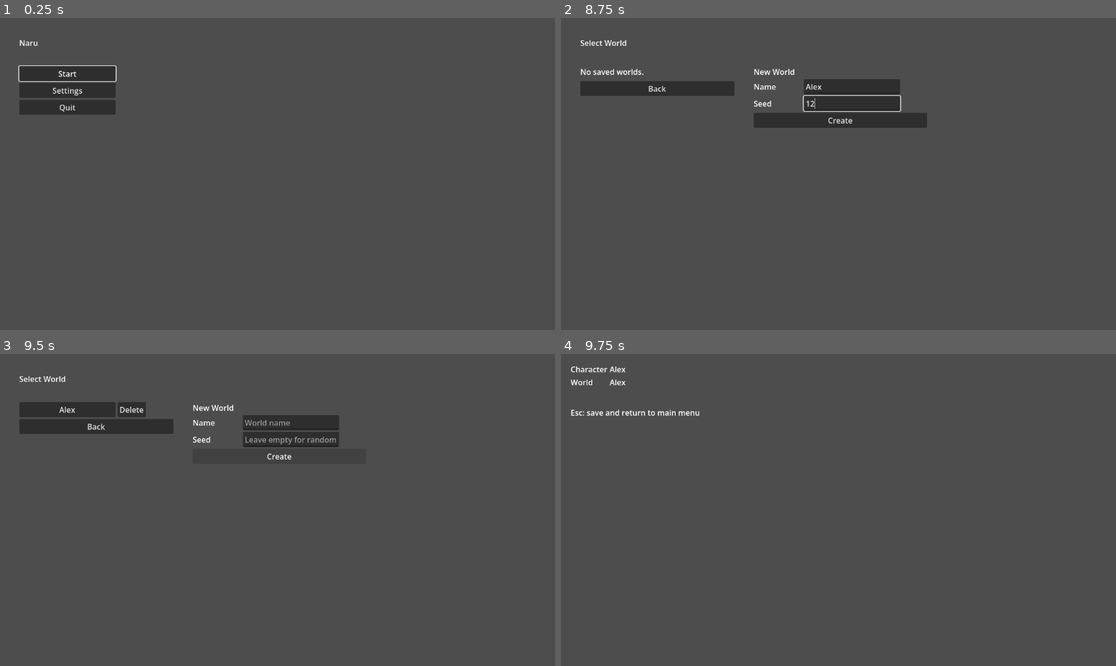
Above: before the commit, frames 1-4 (two rows, left to right).
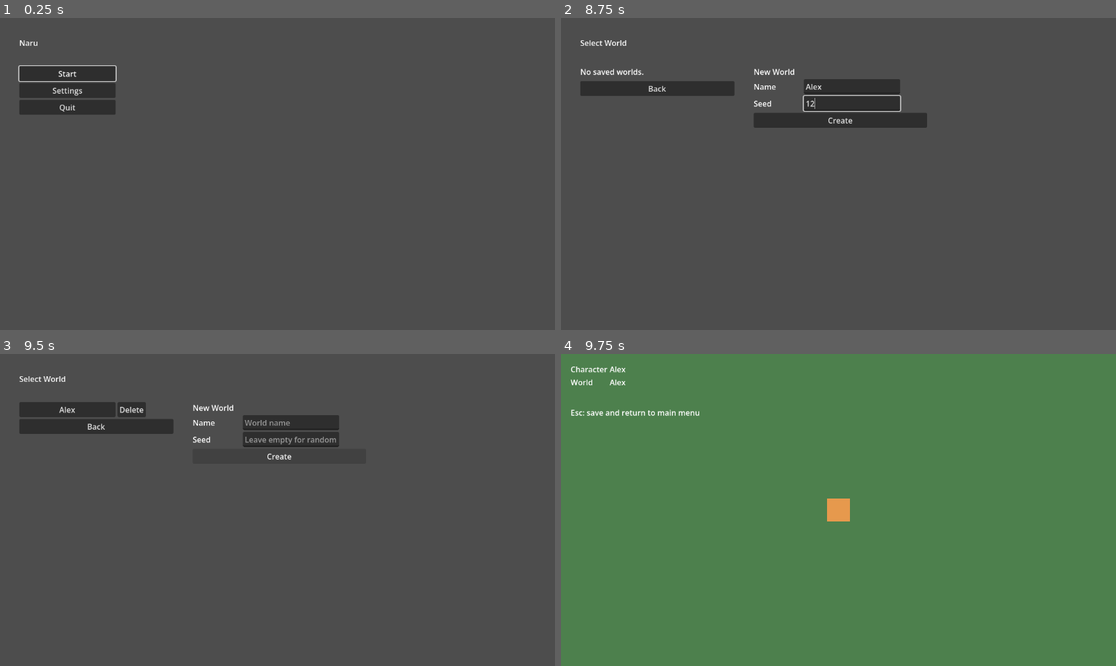
Above: after the commit, the same moments.

Repository: kimtuna/naru
Game: Godot game, scene res://ui/menu/main_menu.tscn
Same seed, same stepped clock (60 frames per second), same inputs: the game is played once before the commit and once after it.
Inputs (mouse positions are in pixels of both pictures, inside the frame that each line leads up to):
- Up to frame 1 (0.25 s): no input
- Up to frame 2 (8.75 s): click "Start" at 0.5 s; click "New Character" at 1.25 s; click (699, 74) at 2.02 s; type "Alex" at 2.1 s; click "Next" at 2.75 s; click "Next" at 3.5 s; click "Prev" at 4.25 s; click "Create" at 5 s; click "New Character" at 5.75 s; click "Cancel" at 6.5 s; click "Alex" at 7.25 s; click (849, 86) at 8.02 s; type "Alex" at 8.1 s; click (849, 102) at 8.25 s; type "12" at 8.33 s
- Up to frame 3 (9.5 s): click "Create" at 8.75 s
- Up to frame 4 (9.75 s): click "Alex" at 9.5 s

Frames 1-3 are identical in both runs. In frame 4, 100% of the frame differs, in the area x 0-100%, y 0-100%.

Commit message:
G-003.2 캐릭터와 8방향 이동
G-003.2 캐릭터와 8방향 이동 — 게임 씬에 플레이어 · 따라가는 카메라 · 속력은 movement_tuning.tres 한 곳

Diff:
--- /dev/null
+++ b/game/player/movement_tuning.gd
@@ -0,0 +1,13 @@
+class_name MovementTuning
+extends Resource
+## 캐릭터 이동 수치 — 이동 속력은 여기 한 곳에만 둔다 (값은 player/movement_tuning.tres).
+## spec/02_player/movement-controls.md: 이동 속력 값은 미정 — 임시 값이다. 사람이 플레이해 보고 바꾼다.
+
+const DEFAULT_PATH := "res://player/movement_tuning.tres"
+
+## 초당 픽셀. 8방향 어느 쪽이든 이 속력으로 움직인다.
+@export var move_speed := 80.0
+
+
+static func load_default() -> MovementTuning:
+	return load(DEFAULT_PATH) as MovementTuning
--- /dev/null
+++ b/game/player/movement_tuning.tres
@@ -0,0 +1,7 @@
+[gd_resource type="Resource" script_class="MovementTuning" format=3]
+
+[ext_resource type="Script" path="res://player/movement_tuning.gd" id="1"]
+
+[resource]
+script = ExtResource("1")
+move_speed = 80.0
--- /dev/null
+++ b/game/player/player.gd
@@ -0,0 +1,21 @@
+class_name Player
+extends CharacterBody2D
+## 플레이어 캐릭터 — WASD 8방향 이동. 카메라(자식 Camera2D)가 따라간다.
+## 대각선은 정규화해 어느 방향이든 속력이 같다 (spec/02_player/movement-controls.md).
+
+## 비워 두면 movement_tuning.tres 를 쓴다.
+@export var tuning: MovementTuning
+
+
+func _ready() -> void:
+	if tuning == null:
+		tuning = MovementTuning.load_default()
+
+
+func _physics_process(_delta: float) -> void:
+	velocity = InputActions.move_vector() * tuning.move_speed
+	move_and_slide()
+
+
+func camera() -> Camera2D:
+	return %Camera
--- /dev/null
+++ b/game/player/player.tscn
@@ -0,0 +1,25 @@
+[gd_scene format=3]
+
+[ext_resource type="Script" path="res://player/player.gd" id="1"]
+
+[sub_resource type="RectangleShape2D" id="shape"]
+size = Vector2(12, 12)
+
+[node name="Player" type="CharacterBody2D"]
+motion_mode = 1
+script = ExtResource("1")
+
+[node name="Shape" type="CollisionShape2D" parent="."]
+shape = SubResource("shape")
+
+[node name="Body" type="ColorRect" parent="."]
+offset_left = -8.0
+offset_top = -8.0
+offset_right = 8.0
+offset_bottom = 8.0
+mouse_filter = 2
+color = Color(0.9, 0.6, 0.3, 1)
+
+[node name="Camera" type="Camera2D" parent="."]
+unique_name_in_owner = true
+zoom = Vector2(3, 3)
--- /dev/null
+++ b/game/tests/player/test_player_movement.gd
@@ -0,0 +1,158 @@
+extends GutTest
+## G-003 2단계 — 게임 씬에 캐릭터 · 카메라가 따라감 · 8방향 이동(대각선 속력 = 직선 속력) · 속력 값은 한 곳.
+
+const KEYS := {
+	InputActions.MOVE_UP: KEY_W,
+	InputActions.MOVE_DOWN: KEY_S,
+	InputActions.MOVE_LEFT: KEY_A,
+	InputActions.MOVE_RIGHT: KEY_D,
+}
+## 8방향 — 누를 액션들과 기대하는 방향.
+const DIRECTIONS := [
+	[[InputActions.MOVE_UP], Vector2(0, -1)],
+	[[InputActions.MOVE_DOWN], Vector2(0, 1)],
+	[[InputActions.MOVE_LEFT], Vector2(-1, 0)],
+	[[InputActions.MOVE_RIGHT], Vector2(1, 0)],
+	[[InputActions.MOVE_UP, InputActions.MOVE_LEFT], Vector2(-1, -1)],
+	[[InputActions.MOVE_UP, InputActions.MOVE_RIGHT], Vector2(1, -1)],
+	[[InputActions.MOVE_DOWN, InputActions.MOVE_LEFT], Vector2(-1, 1)],
+	[[InputActions.MOVE_DOWN, InputActions.MOVE_RIGHT], Vector2(1, 1)],
+]
+const PLAYER_SCENE := "res://player/player.tscn"
+
+var _held: Array[StringName] = []
+
+
+func after_each() -> void:
+	_release_all()
+	Session.clear()
+
+
+func _key(action: StringName, pressed: bool) -> void:
+	var ev := InputEventKey.new()
+	ev.physical_keycode = KEYS[action]
+	ev.pressed = pressed
+	Input.parse_input_event(ev)
+	Input.flush_buffered_events()
+
+
+func _press(actions: Array) -> void:
+	for a in actions:
+		_key(a, true)
+		_held.append(a)
+
+
+func _release_all() -> void:
+	for a in _held:
+		_key(a, false)
+	_held.clear()
+	for a in KEYS:
+		Input.action_release(a)
+
+
+func _player() -> Player:
+	var p: Player = (load(PLAYER_SCENE) as PackedScene).instantiate()
+	add_child_autofree(p)
+	return p
+
+
+## 입력을 누른 채 실제 물리 루프에서 딱 한 걸음 움직이고, 움직인 거리 / 한 걸음 시간 = 실제 속력 벡터를 돌려준다.
+## physics_frame 신호는 매 물리 걸음의 노드 처리 직전에 나오므로, 신호 두 번 사이 = 한 걸음.
+func _move_once(p: Player, actions: Array) -> Vector2:
+	_press(actions)
+	await get_tree().physics_frame
+	var before := p.global_position
+	await get_tree().physics_frame
+	var moved := (p.global_position - before) * Engine.physics_ticks_per_second
+	_release_all()
+	return moved
+
+
+# --- 게임 씬에 캐릭터가 있고 카메라가 따라간다 ---
+
+func test_game_scene_has_player_with_current_camera() -> void:
+	Session.character = CharacterData.new()
+	Session.world = WorldData.create("X", 1)
+	var game: GameScene = add_child_autofree((load(Screens.GAME) as PackedScene).instantiate())
+	await wait_process_frames(1)
+	var p := game.player()
+	assert_not_null(p, "game scene has no player")
+	assert_true(p is CharacterBody2D)
+	assert_true(p.is_visible_in_tree())
+	assert_true(p.get_node("Body").is_visible_in_tree(), "player body not visible")
+	assert_true(p.camera().enabled)
+	assert_eq(get_viewport().get_camera_2d(), p.camera(), "player camera is not the current camera")
+
+
+func test_camera_follows_player_when_moving() -> void:
+	Session.character = CharacterData.new()
+	Session.world = WorldData.create("X", 1)
+	var game: GameScene = add_child_autofree((load(Screens.GAME) as PackedScene).instantiate())
+	var p := game.player()
+	var start := p.global_position
+	_press([InputActions.MOVE_RIGHT, InputActions.MOVE_DOWN])
+	await wait_physics_frames(10)
+	_release_all()
+	await wait_process_frames(1)
+	assert_gt(p.global_position.x, start.x + 1.0, "player did not move right in the real loop")
+	assert_gt(p.global_position.y, start.y + 1.0, "player did not move down in the real loop")
+	var cam := p.camera()
+	cam.force_update_scroll()
+	assert_almost_eq(cam.get_screen_center_position(), p.global_position, Vector2(0.01, 0.01),
+		"camera center is not on the player")
+
+
+# --- 8방향 · 대각선 속력 = 직선 속력 ---
+
+func test_all_eight_directions_move_at_same_speed() -> void:
+	var p := _player()
+	var speed := p.tuning.move_speed
+	assert_gt(speed, 0.0)
+	for d in DIRECTIONS:
+		var moved: Vector2 = await _move_once(p, d[0])
+		var want: Vector2 = d[1].normalized()
+		assert_almost_eq(moved.length(), speed, 0.01, "speed wrong for %s" % [d[1]])
+		assert_almost_eq(moved.normalized().dot(want), 1.0, 0.0001, "direction wrong for %s" % [d[1]])
+
+
+func test_diagonal_speed_equals_straight_speed() -> void:
+	var p := _player()
+	var straight: float = (await _move_once(p, [InputActions.MOVE_RIGHT])).length()
+	var diagonal: float = (await _move_once(p, [InputActions.MOVE_UP, InputActions.MOVE_RIGHT])).length()
+	assert_gt(straight, 0.0)
+	assert_almost_eq(diagonal, straight, 0.01, "diagonal must not be faster (%.3f vs %.3f)" % [diagonal, straight])
+
+
+func test_no_input_no_movement() -> void:
+	var p := _player()
+	assert_eq(await _move_once(p, []), Vector2.ZERO)
+
+
+func test_opposite_keys_cancel() -> void:
+	var p := _player()
+	assert_eq(await _move_once(p, [InputActions.MOVE_LEFT, InputActions.MOVE_RIGHT]), Vector2.ZERO)
+
+
+# --- 이동 속력 값은 한 곳 ---
+
+func test_default_speed_comes_from_tuning_resource() -> void:
+	var p := _player()
+	var tuning := MovementTuning.load_default()
+	assert_not_null(tuning, "missing " + MovementTuning.DEFAULT_PATH)
+	assert_eq(p.tuning, tuning, "player must use the shared tuning resource")
+	assert_almost_eq((await _move_once(p, [InputActions.MOVE_UP])).length(), tuning.move_speed, 0.01)
+
+
+func test_changing_tuning_changes_speed() -> void:
+	var p := _player()
+	var custom := MovementTuning.new()
+	custom.move_speed = 137.0
+	p.tuning = custom
+	assert_almost_eq((await _move_once(p, [InputActions.MOVE_LEFT])).length(), 137.0, 0.01)
+	assert_almost_eq((await _move_once(p, [InputActions.MOVE_DOWN, InputActions.MOVE_LEFT])).length(), 137.0, 0.01)
+
+
+func test_player_scene_does_not_override_speed() -> void:
+	var text := FileAccess.get_file_as_string(PLAYER_SCENE)
+	assert_false(text.contains("move_speed"), "speed must live only in the tuning resource")
+	assert_false(text.contains("tuning"), "player scene must not set its own tuning")
--- a/game/world/game.gd
+++ b/game/world/game.gd
@@ -1,6 +1,6 @@
 class_name GameScene
 extends Node2D
-## 게임 씬 — 지금은 빈 자리 (다음 묶음들이 채운다).
+## 게임 씬 — 땅과 플레이어 캐릭터 (나머지는 다음 묶음들이 채운다).
 ## Session 이 들고 온 캐릭터와 월드를 받아 두고, menu_exit 액션으로 둘을 저장한 뒤 메인 화면으로 나간다.
 
 const EXIT_ACTION := "menu_exit"
@@ -24,6 +24,10 @@
 	return world.name if world else ""
 
 
+func player() -> Player:
+	return %Player
+
+
 func _unhandled_input(event: InputEvent) -> void:
 	if event.is_action_pressed(EXIT_ACTION):
 		get_viewport().set_input_as_handled()
--- a/game/world/game.tscn
+++ b/game/world/game.tscn
@@ -1,9 +1,21 @@
 [gd_scene format=3]
 
 [ext_resource type="Script" path="res://world/game.gd" id="1"]
+[ext_resource type="PackedScene" path="res://player/player.tscn" id="2"]
 
 [node name="Game" type="Node2D"]
 script = ExtResource("1")
+
+[node name="Ground" type="ColorRect" parent="."]
+offset_left = -480.0
+offset_top = -480.0
+offset_right = 480.0
+offset_bottom = 480.0
+mouse_filter = 2
+color = Color(0.3, 0.5, 0.3, 1)
+
+[node name="Player" parent="." instance=ExtResource("2")]
+unique_name_in_owner = true
 
 [node name="Hud" type="CanvasLayer" parent="."]
 
Not shown, added: game/player/movement_tuning.gd.uid
Not shown, added: game/player/player.gd.uid
Not shown, added: game/tests/player/test_player_movement.gd.uid
Not shown, removed: game/player/.gitkeep
